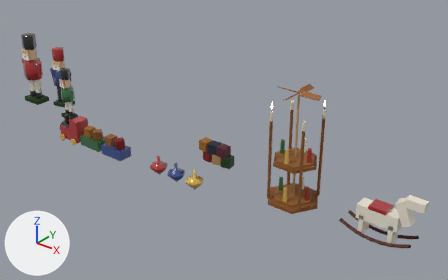
Two versions of the glTF model site/public/models/prop_deco_spielzeug.lite.glb, one commit apart.
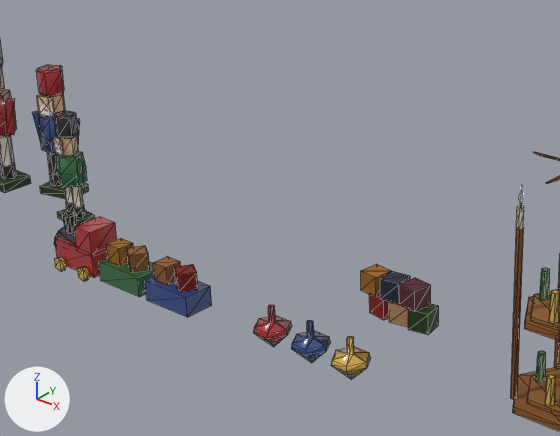
There are two pictures of each version: one whole from a camera (50 mm lens) standing at (1.553, -1.601, 1.164) and looking at (0.202, 0.087, 0.117), one close up on the part from 8% to 65% of the width and 6% to 77% of the height. The axes (+X, +Y, +Z) are drawn at lower left. The lights are the same throughout. The older version's two pictures come first. The close-ups show mesh edges as thin lines. Where no turn or scale is listed for an object, it has been applied to the vertices. Vertices at exactly the same position are counted once.

The scene before the commit, as lines of its bpy script (objects in view):
```python
me_prop_deco_spielzeug_static = bpy.data.meshes.new('prop_deco_spielzeug_static')
me_prop_deco_spielzeug_static.from_pydata(...)  # 962 vertices, 1583 faces; spans x -1.03..1.03, y -0.15..0.15, z -0.19..0.19
# faces by material slot: [548, 987, 48]
me_prop_deco_spielzeug_static.materials.append(mat_vendor_atlas)
me_prop_deco_spielzeug_static.materials.append(mat_vendor_glaze)
me_prop_deco_spielzeug_static.materials.append(mat_flame)
me_rot_pyramid_mesh = bpy.data.meshes.new('rot_pyramid_mesh')
me_rot_pyramid_mesh.from_pydata(...)  # 164 vertices, 268 faces; spans x -0.08..0.08, y -0.08..0.08, z -0.21..0.21
# faces by material slot: [108, 160]
me_rot_pyramid_mesh.materials.append(mat_vendor_atlas)
me_rot_pyramid_mesh.materials.append(mat_vendor_glaze)
ob_prop_deco_spielzeug_static = bpy.data.objects.new('prop_deco_spielzeug_static', me_prop_deco_spielzeug_static)
ob_prop_deco_spielzeug_static.location = (0.007, -0.012, 0.192)
ob_rot_pyramid_mesh = bpy.data.objects.new('rot_pyramid_mesh', me_rot_pyramid_mesh)
ob_rot_pyramid_mesh.location = (0.55, 0.05, 0.21)
```
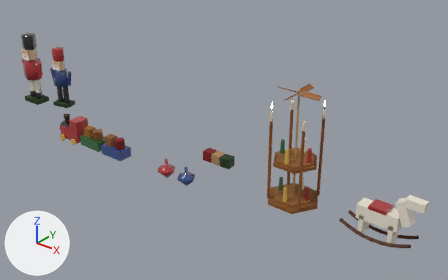
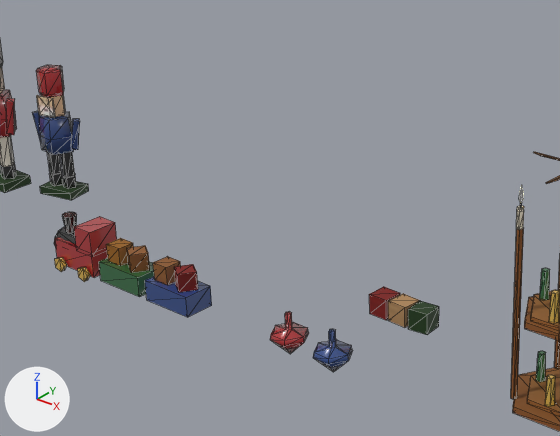
Pixel boxes (x1, y1, x2, y2) of what changed, in the close-ups (560 x 436 px; the box of a moved part takes in the faces that stretch with it):
part 1 of me_prop_deco_spielzeug_static, deleted
    before: (53, 111, 431, 312)
part 2 of me_prop_deco_spielzeug_static, moved or reshaped
    before: (253, 296, 439, 380)
    after: (270, 287, 439, 372)

Patch to the scene script:
```diff
--- a/site/public/models/prop_deco_spielzeug.lite.glb.py
+++ b/site/public/models/prop_deco_spielzeug.lite.glb.py
@@ me_prop_deco_spielzeug_static @@
 # used by ob_prop_deco_spielzeug_static; location = (0.007, -0.012, 0.192)
-me_prop_deco_spielzeug_static.from_pydata(...)  # 962 vertices, 1583 faces; spans x -1.03..1.03, y -0.15..0.15, z -0.19..0.19
+me_prop_deco_spielzeug_static.from_pydata(...)  # 786 vertices, 1294 faces; spans x -1.03..1.03, y -0.15..0.15, z -0.19..0.19
+# me_prop_deco_spielzeug_static part 1: 14 loose pieces with 144 vertices, spanning x -0.72..0.21, y 0.0..0.13, z -0.19..0.04, are deleted
+# me_prop_deco_spielzeug_static part 2
+# 101 vertices are removed from x 0.01..0.26, y -0.14..0.13, z -0.19..-0.11
+# 212 faces are deleted
+# 69 vertices are added at x 0.05..0.23, y -0.14..0.13, z -0.19..-0.11
+# 32 new faces join them, mat_vendor_atlas
+# 120 new faces join them, mat_vendor_glaze
 me_prop_deco_spielzeug_static.materials.append(mat_vendor_atlas)
```
